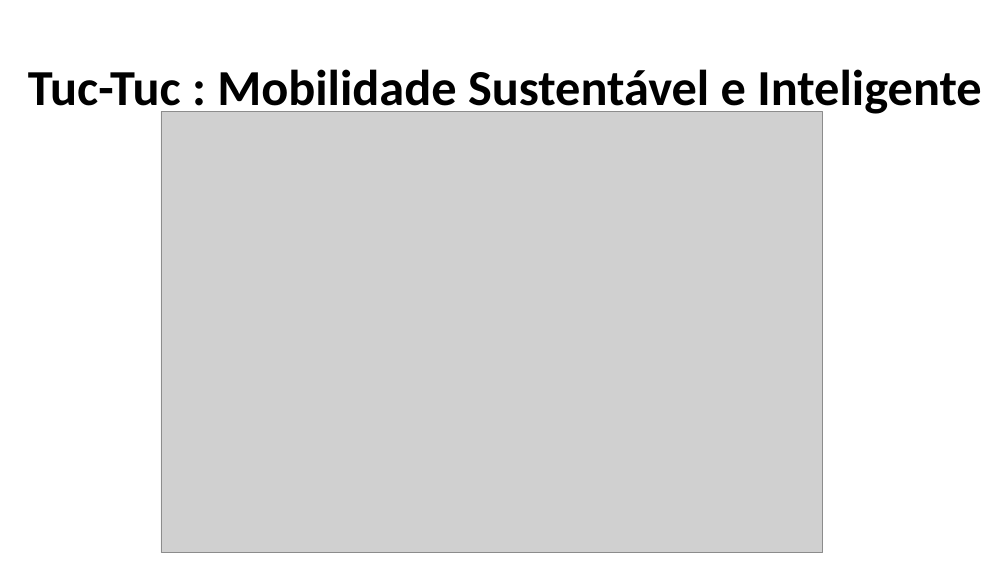
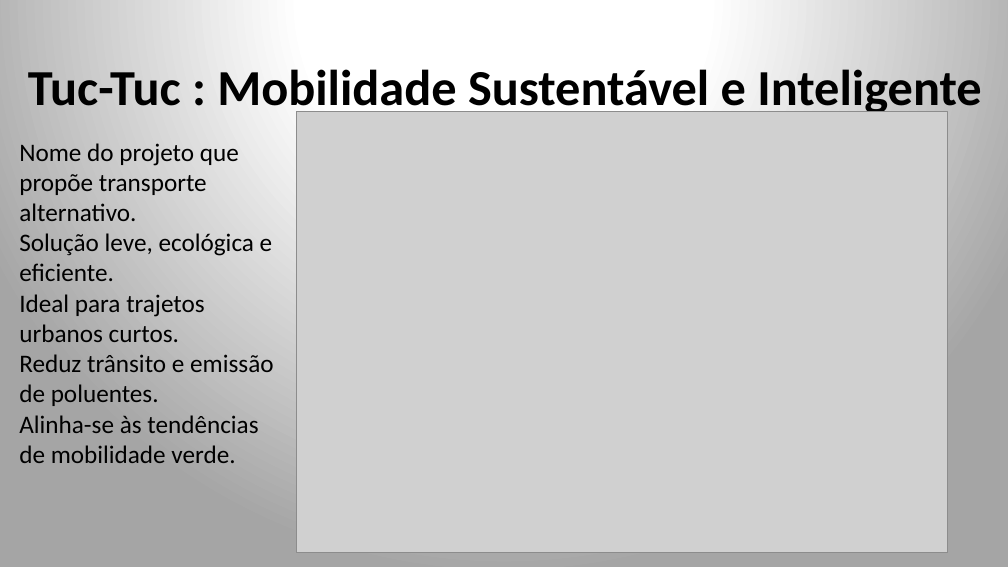
Before and after one commit to NapoleaoJunior/projeto_integrador_mobilidade, a slide deck: slide 2 of apresentacao final/Projeto integrador (Atualizado).pptx. Drawn at 1008x567 pixels with LibreOffice and Linux fonts; fonts in the diff are those of the drawing; grey boxes stand for pictures. Boxes give left, top, right and bottom in pixels: in the first picture for what was removed or moved away, otherwise in the second. Text is boxed around its words. In the diff, an @@ line names an element or a change of style, - is before the commit and + after.

```diff
--- a/apresentacao final/Projeto integrador (Atualizado).pptx
+++ b/apresentacao final/Projeto integrador (Atualizado).pptx
@@ background #FFFFFF to gradient #FFFFFF to #A5A5A5 @@
@@ picture: place and size @@
-picture at [161,112,823,553]
+picture at [297,112,948,553]
@@ text added at [19,143,273,463], 24 pt, text #000000 @@
+Nome do projeto que propõe transporte alternativo.
+Solução leve, ecológica e eficiente.
+Ideal para trajetos urbanos curtos.
+Reduz trânsito e emissão de poluentes.
+Alinha-se às tendências de mobilidade verde.
```
Also in this commit, not shown: 19 other slides changed, 3 slides added, 3 slides removed.
